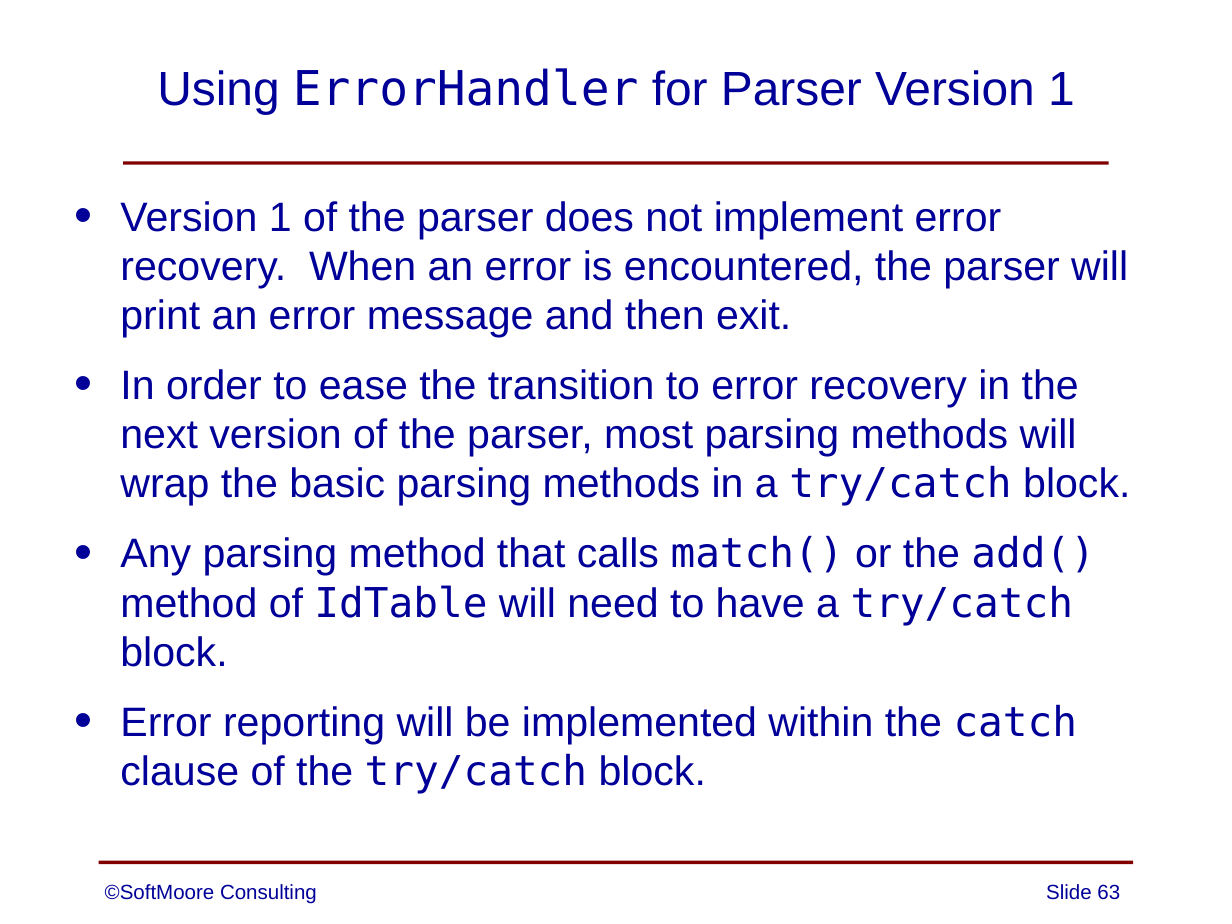
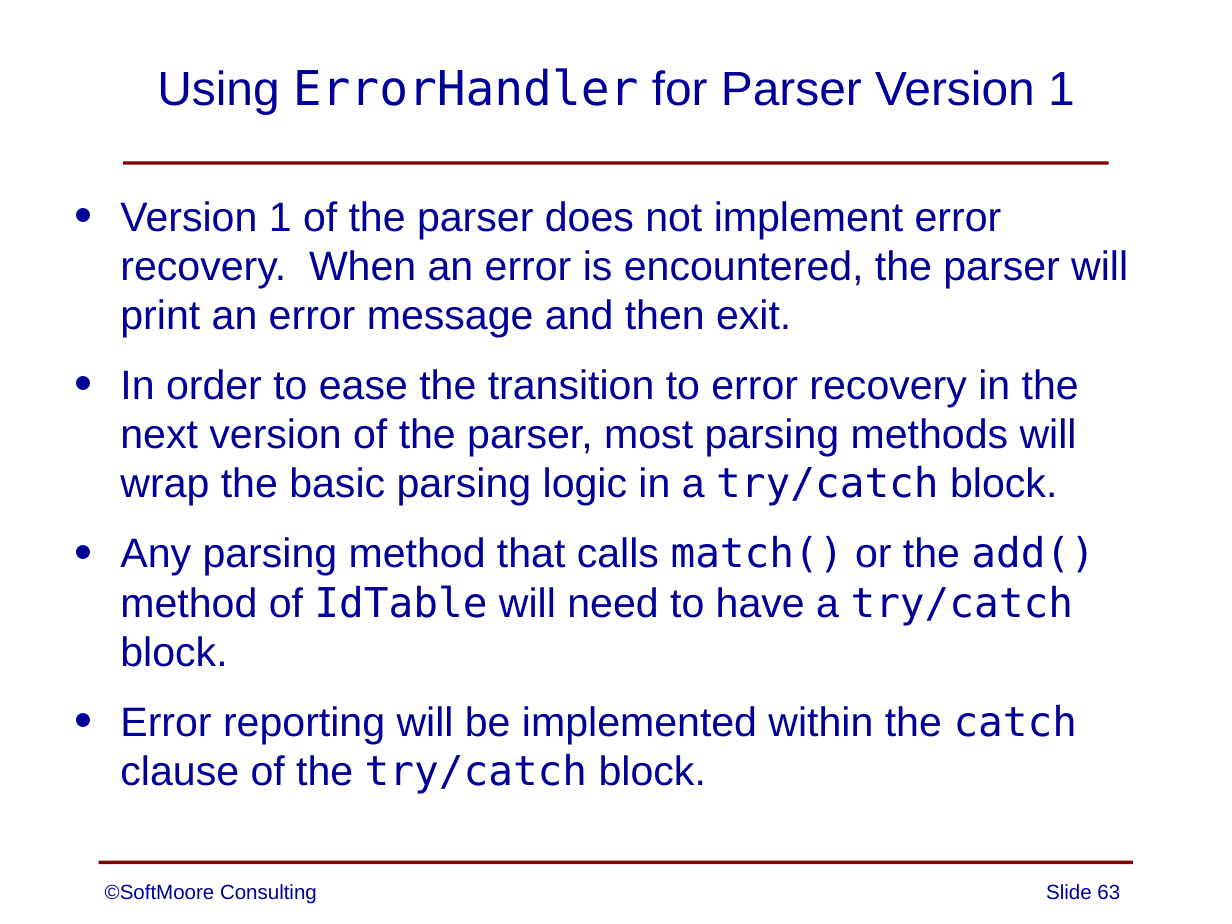
Before and after one commit to SoftMoore/CPRL, a slide deck: slide 63 of PowerPoint Slides/06 - Syntax Analysis.pptx. Drawn at 1232x924 pixels with LibreOffice and Linux fonts; fonts in the diff are those of the drawing. Boxes give left, top, right and bottom in pixels: in the first picture for what was removed or moved away, otherwise in the second. Text is boxed around its words. In the diff, an @@ line names an element or a change of style, - is before the commit and + after.

Commit message:
clarified wording on one of the slides

```diff
--- a/PowerPoint Slides/06 - Syntax Analysis.pptx
+++ b/PowerPoint Slides/06 - Syntax Analysis.pptx
@@ text at <box>120,369,1079,506</box>: text changed @@
-• In order to ease the transition to error recovery in the next version of the parser, most parsing methods will wrap the basic parsing methods in a try/catch block.
+• In order to ease the transition to error recovery in the next version of the parser, most parsing methods will wrap the basic parsing logic in a try/catch block.
```
Also in this commit, not shown: 1 other file.
